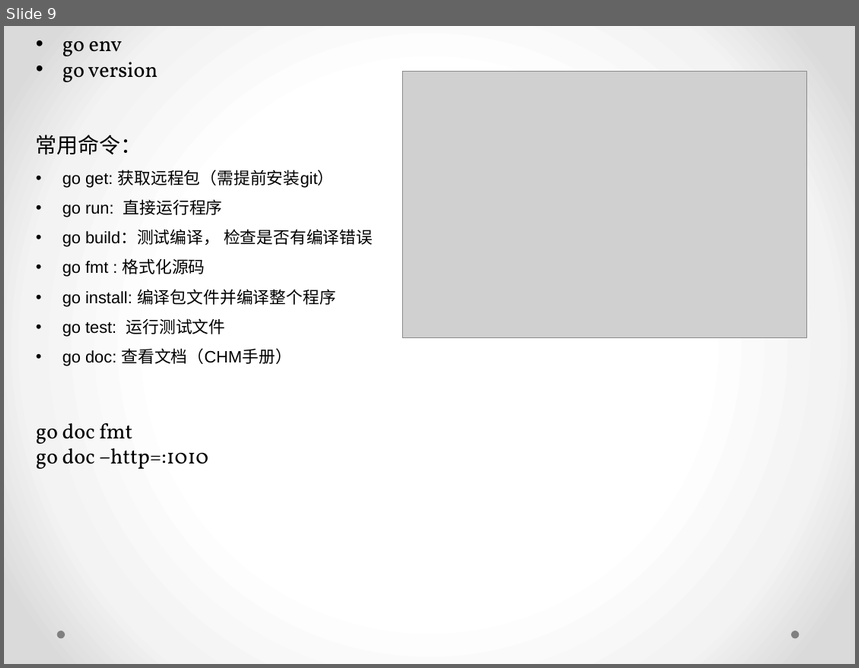
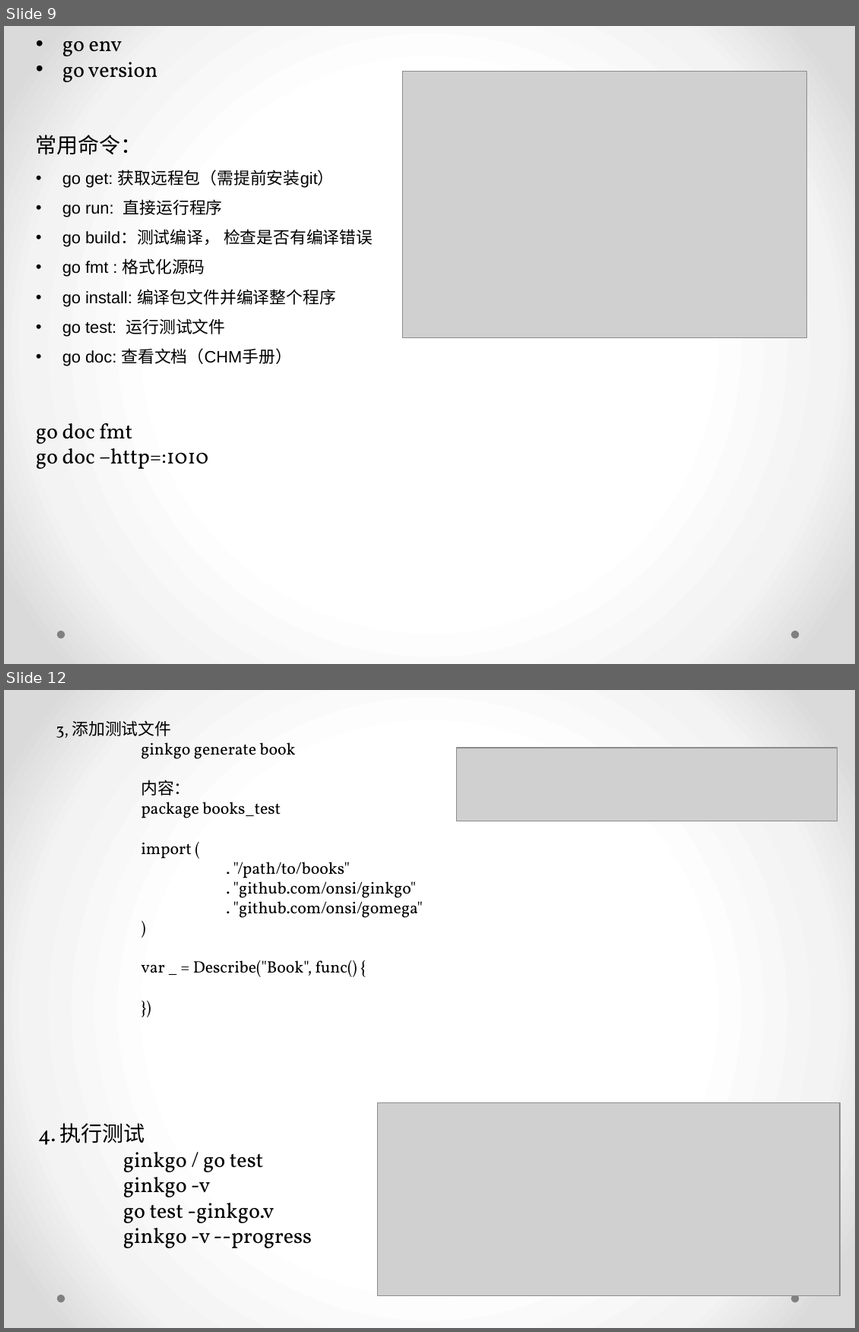
Before and after one commit to jichunwei/MyGitHub-1, a slide deck: GoStudy.pptx. Shown one above the other, each under a label of ours: slide 9 before the commit, slides 9 and 12 after it; the slides between them are not shown. The pictures are 859x668 and 859x1332 pixels, drawn with LibreOffice and Linux fonts; fonts in the diff are those of the drawing; grey boxes stand for pictures. Boxes give left, top, right and bottom in pixels: in the first picture for what was removed or moved away, otherwise in the second. Text is boxed around its words. In the diff, an @@ line names an element or a change of style, - is before the commit and + after.

```diff
--- a/GoStudy.pptx
+++ b/GoStudy.pptx
@@ slide 12 added at box(4, 690, 855, 1328), background gradient #FFFFFF to #F4F4F4 to #DADADA; not listed: 2 template elements that a slide beside it also shows @@
@@ text added at box(56, 720, 423, 977), 14 pt, text #000000 @@
+3, 添加测试文件
+ginkgo generate book
+内容：
+package books_test
+import (
+. "/path/to/books"
+. "github.com/onsi/ginkgo"
+. "github.com/onsi/gomega"
+)
+var _ = Describe("Book", func() {
+})
@@ picture added at box(456, 748, 837, 821) @@
@@ picture added at box(377, 1103, 840, 1296) @@
@@ text added at box(38, 1123, 312, 1249), 18 pt, text #000000 @@
+4. 执行测试
+ginkgo / go test
+ginkgo -v
+go test -ginkgo.v
+ginkgo -v --progress
```
Also in this commit, not shown: 1 slide changed, 2 other slides added, 1 slide removed, 1 other file.
